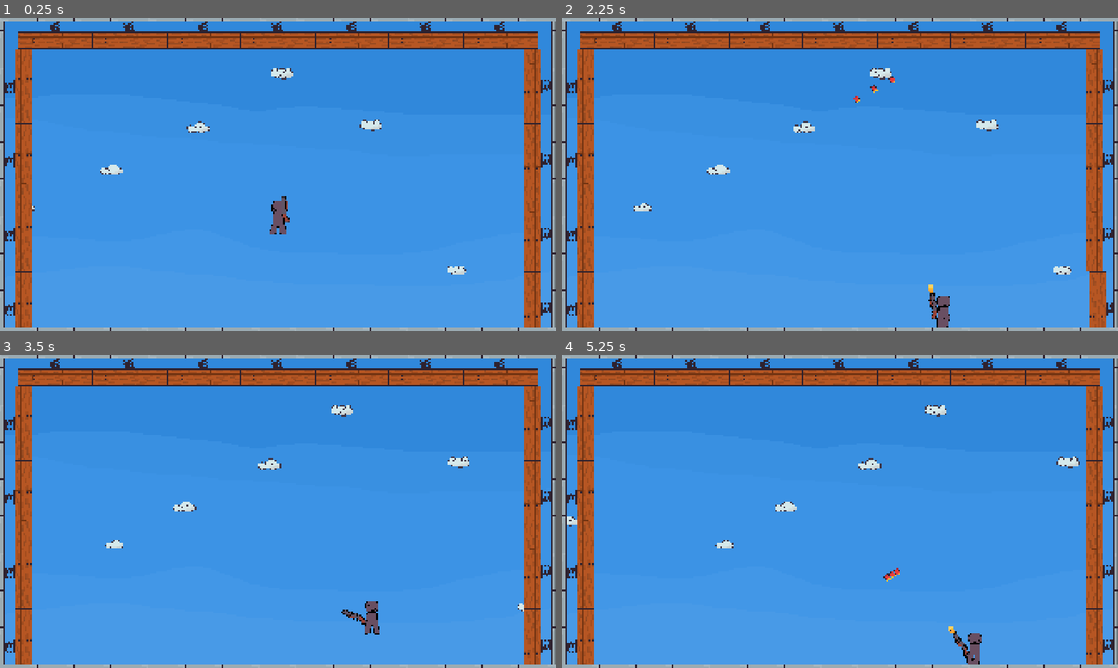
Above: before the commit, frames 1-4 (two rows, left to right).
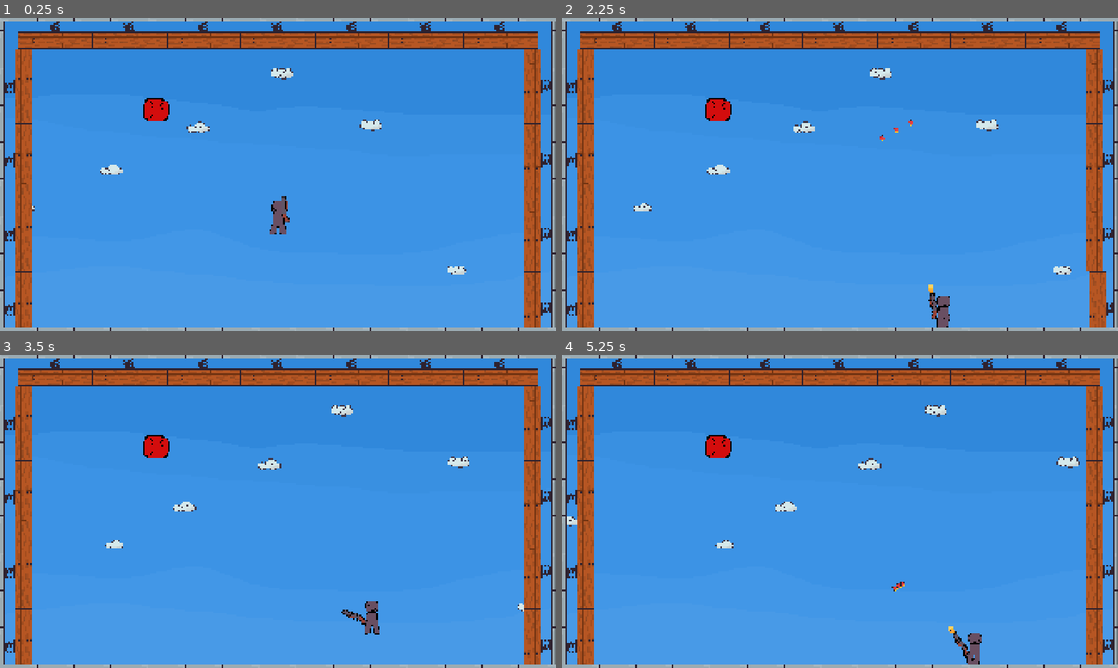
Above: after the commit, the same moments.

Repository: Sominnyusz/Vault
Game: Godot game, scene res://scenes/game.tscn
Same seed, same stepped clock (60 frames per second), same inputs: the game is played once before the commit and once after it.
Inputs (mouse positions are in pixels of both pictures, inside the frame that each line leads up to):
- Up to frame 1 (0.25 s): no input
- Up to frame 2 (2.25 s): move the mouse to (962, 158) at 0.52 s; hold D (move_Right) 0.53-2.03 s; click (962, 158) at 0.6 s; tap Space (jump) at 0.77, 1.52 s; move the mouse to (728, 190) at 1.27 s; click (728, 190) at 1.35 s; move the mouse to (895, 105) at 2.02 s; hold A (move_Left) from 2.03 s (still down); click (895, 105) at 2.1 s
- Up to frame 3 (3.5 s): move the mouse to (250, 574) at 2.77 s; release A (move_Left) at 2.78 s; hold D (move_Right) from 2.78 s (still down); click (250, 574) at 2.85 s; tap Space (jump) at 3.02 s
- Up to frame 4 (5.25 s): move the mouse to (1006, 558) at 3.52 s; click (1006, 558) at 3.6 s; tap Space (jump) at 3.77, 4.52 s; move the mouse to (673, 464) at 4.27 s; release D (move_Right) at 4.28 s; hold A (move_Left) 4.28-5.03 s; click (673, 464) at 4.35 s; move the mouse to (867, 511) at 5.02 s; hold D (move_Right) from 5.03 s (still down); click (867, 511) at 5.1 s

The runs differ from the first frame. In frame 1, 0.3% of the frame differs, in the area x 25-31%, y 25-33%; in frame 2, 0.4%; in frame 3, 0.3%; in frame 4, 0.4%, in the area x 25-62%, y 25-76%.

Commit message:
V.0.8.: Enemy Beta

Diff:
--- /dev/null
+++ b/assets/drone.gdshader
@@ -0,0 +1,13 @@
+shader_type canvas_item;
+
+uniform bool active = false;
+
+void fragment() {
+	vec4 previous_color = texture(TEXTURE, UV);
+	vec4 white_color = vec4(1.0, 1.0, 1.0, previous_color.a);
+	vec4 new_color = previous_color;
+	if (active == true) {
+		new_color = white_color;
+	}
+	COLOR = new_color*COLOR;
+}
--- a/project.godot
+++ b/project.godot
@@ -22,6 +22,10 @@
 window/size/mode=3
 window/stretch/mode="canvas_items"
 window/stretch/aspect="expand"
+
+[global_group]
+
+Enemy=""
 
 [input]
 
--- /dev/null
+++ b/scenes/drone.tscn
@@ -0,0 +1,118 @@
+[gd_scene format=3 uid="uid://bmypotp3y4k8m"]
+
+[ext_resource type="Script" uid="uid://c00jgtopei5k4" path="res://scripts/drone.gd" id="1_1r4ts"]
+[ext_resource type="Texture2D" uid="uid://boba2goijqo2h" path="res://assets/fuckingangry.png" id="1_dil0n"]
+[ext_resource type="Shader" uid="uid://21lhkqm3k4a0" path="res://assets/drone.gdshader" id="1_knnud"]
+
+[sub_resource type="ShaderMaterial" id="ShaderMaterial_1r4ts"]
+shader = ExtResource("1_knnud")
+shader_parameter/active = false
+
+[sub_resource type="SpriteFrames" id="SpriteFrames_4cumu"]
+animations = [{
+"frames": [{
+"duration": 1.0,
+"texture": ExtResource("1_dil0n")
+}],
+"loop": 1,
+"name": &"default",
+"speed": 5.0
+}]
+
+[sub_resource type="Animation" id="Animation_1r4ts"]
+length = 0.001
+tracks/0/type = "value"
+tracks/0/imported = false
+tracks/0/enabled = true
+tracks/0/path = NodePath("Sprite:material:shader_parameter/active")
+tracks/0/interp = 1
+tracks/0/loop_wrap = true
+tracks/0/keys = {
+"times": PackedFloat32Array(0),
+"transitions": PackedFloat32Array(1),
+"update": 1,
+"values": [false]
+}
+tracks/1/type = "value"
+tracks/1/imported = false
+tracks/1/enabled = true
+tracks/1/path = NodePath("Sprite:modulate")
+tracks/1/interp = 1
+tracks/1/loop_wrap = true
+tracks/1/keys = {
+"times": PackedFloat32Array(0),
+"transitions": PackedFloat32Array(1),
+"update": 0,
+"values": [Color(1, 1, 1, 1)]
+}
+
+[sub_resource type="Animation" id="Animation_k1p8w"]
+resource_name = "death"
+tracks/0/type = "value"
+tracks/0/imported = false
+tracks/0/enabled = true
+tracks/0/path = NodePath("Sprite:modulate")
+tracks/0/interp = 1
+tracks/0/loop_wrap = true
+tracks/0/keys = {
+"times": PackedFloat32Array(0, 1),
+"transitions": PackedFloat32Array(1, 1),
+"update": 0,
+"values": [Color(1, 1, 1, 1), Color(1, 1, 1, 0)]
+}
+tracks/1/type = "value"
+tracks/1/imported = false
+tracks/1/enabled = true
+tracks/1/path = NodePath("Sprite:material:shader_parameter/active")
+tracks/1/interp = 1
+tracks/1/loop_wrap = true
+tracks/1/keys = {
+"times": PackedFloat32Array(0, 0.1, 0.23333335, 0.33333334, 0.43333337, 0.53333336, 0.6333334, 0.73333335, 0.8333334, 0.9333334),
+"transitions": PackedFloat32Array(1, 1, 1, 1, 1, 1, 1, 1, 1, 1),
+"update": 1,
+"values": [true, false, true, false, true, false, true, false, true, false]
+}
+
+[sub_resource type="Animation" id="Animation_umx5g"]
+resource_name = "hurt"
+length = 0.19999999999999998
+loop_mode = 1
+tracks/0/type = "value"
+tracks/0/imported = false
+tracks/0/enabled = true
+tracks/0/path = NodePath("Sprite:material:shader_parameter/active")
+tracks/0/interp = 1
+tracks/0/loop_wrap = true
+tracks/0/keys = {
+"times": PackedFloat32Array(0, 0.1),
+"transitions": PackedFloat32Array(1, 1),
+"update": 1,
+"values": [true, false]
+}
+
+[sub_resource type="AnimationLibrary" id="AnimationLibrary_k1p8w"]
+_data = {
+&"RESET": SubResource("Animation_1r4ts"),
+&"death": SubResource("Animation_k1p8w"),
+&"hurt": SubResource("Animation_umx5g")
+}
+
+[sub_resource type="RectangleShape2D" id="RectangleShape2D_4cumu"]
+size = Vector2(46, 40)
+
+[node name="Drone" type="Node2D" unique_id=734805235]
+script = ExtResource("1_1r4ts")
+
+[node name="Sprite" type="AnimatedSprite2D" parent="." unique_id=675624420]
+material = SubResource("ShaderMaterial_1r4ts")
+scale = Vector2(2, 2)
+sprite_frames = SubResource("SpriteFrames_4cumu")
+
+[node name="AnimationPlayer" type="AnimationPlayer" parent="Sprite" unique_id=1014620310]
+root_node = NodePath("../..")
+libraries/ = SubResource("AnimationLibrary_k1p8w")
+
+[node name="Area" type="Area2D" parent="." unique_id=936666814 groups=["Enemy"]]
+
+[node name="Hitbox" type="CollisionShape2D" parent="Area" unique_id=1253602462]
+shape = SubResource("RectangleShape2D_4cumu")
--- a/scenes/game.tscn
+++ b/scenes/game.tscn
@@ -6,6 +6,7 @@
 [ext_resource type="Texture2D" uid="uid://b4xjltsj55d1x" path="res://assets/metalpipe.png" id="2_lnu2h"]
 [ext_resource type="PackedScene" uid="uid://bdoud5g4prpec" path="res://scenes/bounceboard.tscn" id="3_iywne"]
 [ext_resource type="Script" uid="uid://dnqhicl1umlpu" path="res://scripts/clouds.gd" id="5_p57ef"]
+[ext_resource type="PackedScene" uid="uid://bmypotp3y4k8m" path="res://scenes/drone.tscn" id="7_u5sy4"]
 
 [sub_resource type="TileSetAtlasSource" id="TileSetAtlasSource_lbhrr"]
 texture = ExtResource("2_lnu2h")
@@ -134,3 +135,6 @@
 
 [node name="Camera2D" type="Camera2D" parent="." unique_id=8021958]
 zoom = Vector2(2, 2)
+
+[node name="Drone" parent="." unique_id=734805235 instance=ExtResource("7_u5sy4")]
+position = Vector2(-210, -111)
--- /dev/null
+++ b/scenes/indicator.tscn
@@ -0,0 +1,100 @@
+[gd_scene format=3 uid="uid://dgdg0e84iw1mj"]
+
+[ext_resource type="Script" uid="uid://bol6mje3rsu5k" path="res://scripts/indicator.gd" id="1_t3fs7"]
+[ext_resource type="FontFile" uid="uid://b02aqbl1bnjyc" path="res://assets/PixelOperator8-Bold.ttf" id="1_y2dtm"]
+
+[sub_resource type="Animation" id="Animation_dik84"]
+length = 0.001
+tracks/0/type = "value"
+tracks/0/imported = false
+tracks/0/enabled = true
+tracks/0/path = NodePath(".:rotation")
+tracks/0/interp = 1
+tracks/0/loop_wrap = true
+tracks/0/keys = {
+"times": PackedFloat32Array(0),
+"transitions": PackedFloat32Array(1),
+"update": 0,
+"values": [0.0]
+}
+tracks/1/type = "value"
+tracks/1/imported = false
+tracks/1/enabled = true
+tracks/1/path = NodePath(".:modulate")
+tracks/1/interp = 1
+tracks/1/loop_wrap = true
+tracks/1/keys = {
+"times": PackedFloat32Array(0),
+"transitions": PackedFloat32Array(1),
+"update": 0,
+"values": [Color(1, 1, 1, 1)]
+}
+tracks/2/type = "value"
+tracks/2/imported = false
+tracks/2/enabled = true
+tracks/2/path = NodePath("Label:position")
+tracks/2/interp = 1
+tracks/2/loop_wrap = true
+tracks/2/keys = {
+"times": PackedFloat32Array(0),
+"transitions": PackedFloat32Array(1),
+"update": 0,
+"values": [Vector2(0, 0)]
+}
+
+[sub_resource type="Animation" id="Animation_7pd0f"]
+resource_name = "indicator"
+tracks/0/type = "value"
+tracks/0/imported = false
+tracks/0/enabled = true
+tracks/0/path = NodePath(".:rotation")
+tracks/0/interp = 1
+tracks/0/loop_wrap = true
+tracks/0/keys = {
+"times": PackedFloat32Array(0, 1),
+"transitions": PackedFloat32Array(1, 1),
+"update": 0,
+"values": [0.0, 0.34906584]
+}
+tracks/1/type = "value"
+tracks/1/imported = false
+tracks/1/enabled = true
+tracks/1/path = NodePath(".:modulate")
+tracks/1/interp = 1
+tracks/1/loop_wrap = true
+tracks/1/keys = {
+"times": PackedFloat32Array(0, 1),
+"transitions": PackedFloat32Array(1, 1),
+"update": 0,
+"values": [Color(1, 1, 1, 1), Color(1, 1, 1, 0)]
+}
+tracks/2/type = "value"
+tracks/2/imported = false
+tracks/2/enabled = true
+tracks/2/path = NodePath("Label:position")
+tracks/2/interp = 1
+tracks/2/loop_wrap = true
+tracks/2/keys = {
+"times": PackedFloat32Array(0, 1),
+"transitions": PackedFloat32Array(1, 1),
+"update": 0,
+"values": [Vector2(0, 0), Vector2(0, -50)]
+}
+
+[sub_resource type="AnimationLibrary" id="AnimationLibrary_yjjdj"]
+_data = {
+&"RESET": SubResource("Animation_dik84"),
+&"indicator": SubResource("Animation_7pd0f")
+}
+
+[node name="Indicator" type="Node2D" unique_id=1199759661]
+script = ExtResource("1_t3fs7")
+
+[node name="Label" type="Label" parent="." unique_id=558658850]
+offset_right = 44.0
+offset_bottom = 23.0
+theme_override_fonts/font = ExtResource("1_y2dtm")
+text = "-22"
+
+[node name="AnimationPlayer" type="AnimationPlayer" parent="." unique_id=1705657599]
+libraries/ = SubResource("AnimationLibrary_yjjdj")
--- a/scenes/shell.tscn
+++ b/scenes/shell.tscn
@@ -7,6 +7,7 @@
 size = Vector2(9, 11)
 
 [node name="Shell" type="Node2D" unique_id=45829732]
+scale = Vector2(0.8, 0.8)
 script = ExtResource("1_sb42f")
 
 [node name="Sprite" type="Sprite2D" parent="." unique_id=999254374]
@@ -19,3 +20,5 @@
 [node name="Hitbox" type="CollisionShape2D" parent="Area" unique_id=856445273]
 position = Vector2(0.5, 2.5)
 shape = SubResource("RectangleShape2D_4cumu")
+
+[connection signal="area_entered" from="Area" to="." method="_on_area_area_entered"]
--- /dev/null
+++ b/scripts/drone.gd
@@ -0,0 +1,32 @@
+extends Node2D
+
+@onready var sprite: AnimatedSprite2D = $Sprite
+@onready var animation: AnimationPlayer = $Sprite/AnimationPlayer
+@onready var indicator = preload("res://scenes/indicator.tscn")
+
+@export var health: int = 300
+
+func _ready() -> void:
+	pass
+
+func _process(delta: float) -> void:
+	pass
+
+func takedmg(dmg: int):
+
+	health -= dmg
+
+	var instance = indicator.instantiate()
+	instance.get_child(0).text = "-" + str(dmg)
+	instance.position = Vector2(randf_range(-60, 40), randf_range(-60, 40))
+	add_child(instance)
+
+	if health <= 0:
+		animation.play("death")
+	else:
+		animation.play("hurt")
+	await get_tree().create_timer(1).timeout
+	animation.play("RESET")
+
+	if health <= 0:
+		queue_free()
--- /dev/null
+++ b/scripts/indicator.gd
@@ -0,0 +1,8 @@
+extends Node2D
+
+@onready var animation_player: AnimationPlayer = $AnimationPlayer
+
+func _ready() -> void:
+	animation_player.play("indicator")
+	await get_tree().create_timer(1).timeout
+	queue_free()
--- a/scripts/shell.gd
+++ b/scripts/shell.gd
@@ -7,3 +7,9 @@
 		queue_free()
 	else:
 		position += transform.x * speed * delta
+
+
+func _on_area_area_entered(area: Area2D) -> void:
+	if area.is_in_group("Enemy"):
+		area.get_parent().takedmg(int(speed/20))
+		queue_free()
--- a/scripts/shotty.gd
+++ b/scripts/shotty.gd
@@ -2,7 +2,6 @@
 
 @onready var sprite: AnimatedSprite2D = $Sprite
 @onready var shell = preload("res://scenes/shell.tscn")
-@onready var shells: Node2D = $Shells
 @onready var shellpoint: Marker2D = $ShellPoint
 
 var fddgffgfg
Binary file added: assets/PixelOperator8-Bold.ttf
Not shown, added: assets/PixelOperator8-Bold.ttf.import
Not shown, added: assets/drone.gdshader.uid
Binary file added: assets/fuckingangry.png
Not shown, added: assets/fuckingangry.png.import
Not shown, added: scripts/drone.gd.uid
Not shown, added: scripts/indicator.gd.uid
